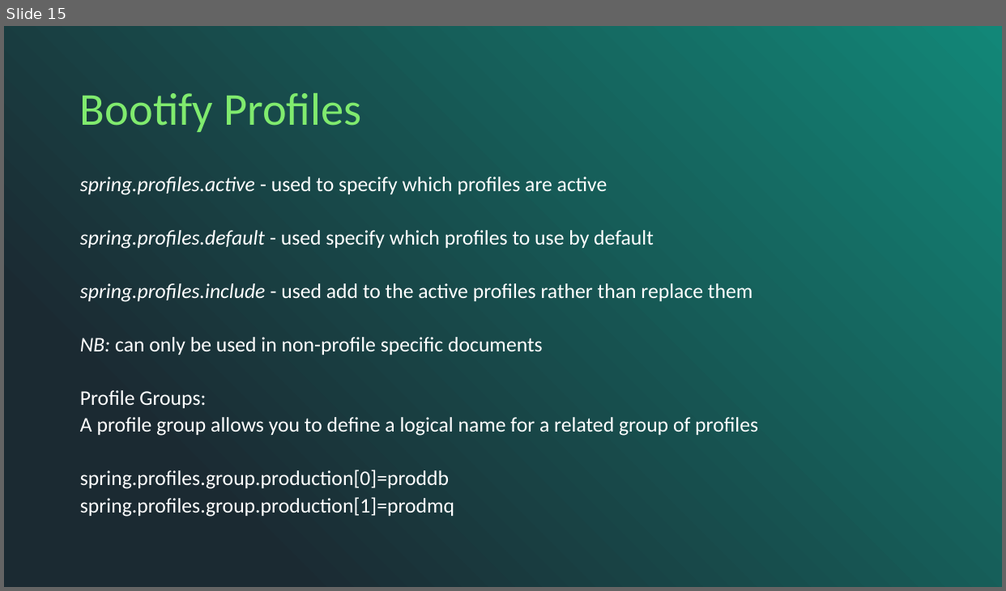
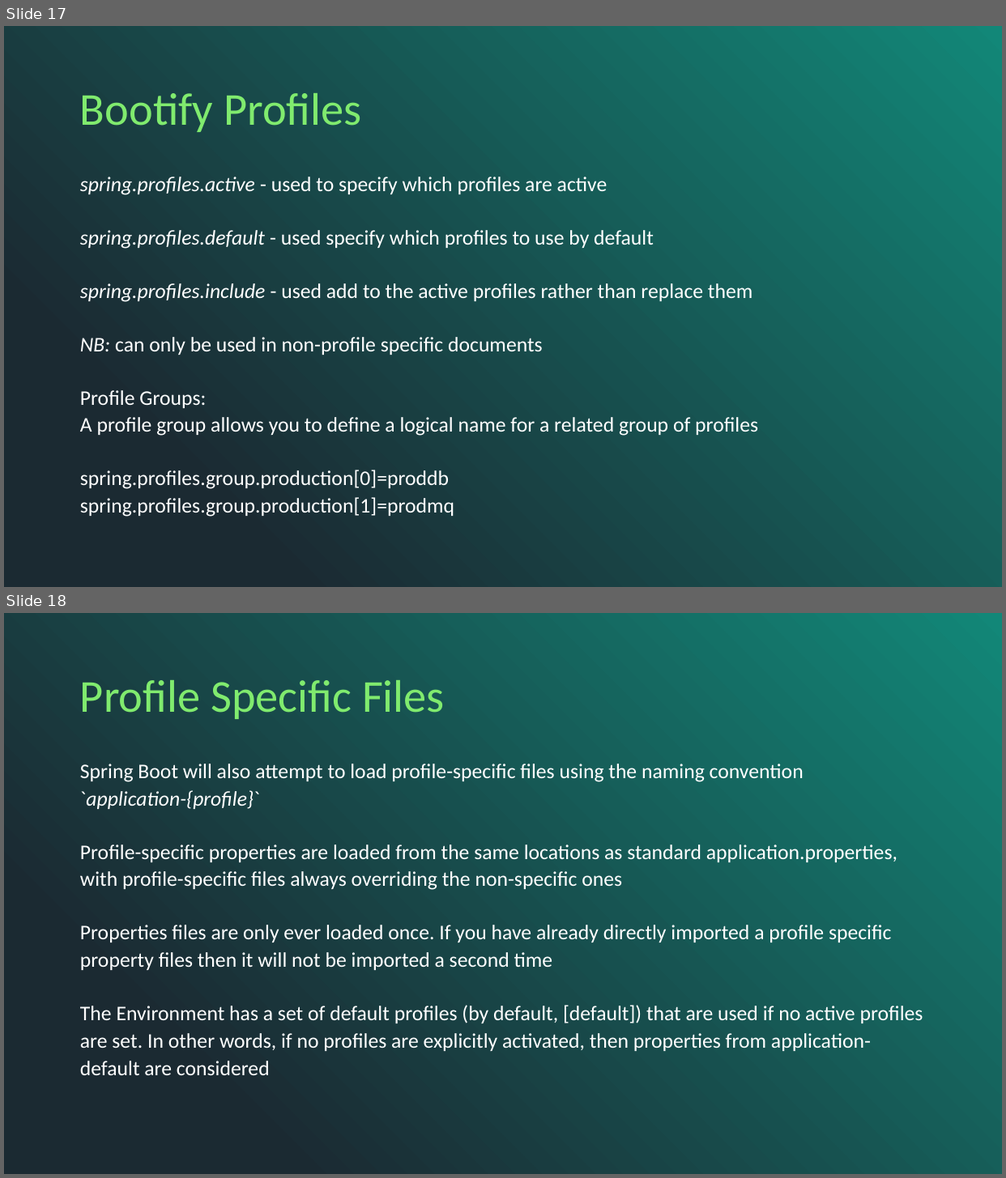
Before and after one commit to averkhoglyad/spring-boot-properties-prototype, a slide deck: spring configs.pptx. Shown one above the other, each under a label of ours: slide 15 before the commit, slides 17 and 18 after it. The pictures are 1006x591 and 1006x1178 pixels, drawn with LibreOffice and Linux fonts; fonts in the diff are those of the drawing. Boxes give left, top, right and bottom in pixels: in the first picture for what was removed or moved away, otherwise in the second. Text is boxed around its words. In the diff, an @@ line names an element or a change of style, - is before the commit and + after.

```diff
--- a/spring configs.pptx
+++ b/spring configs.pptx
@@ slide 18 added at (4,613,1002,1174), background gradient #128778 to #1B2A32 @@
@@ title added at (80,680,445,719), 44 pt, text #80EB6E @@
+Profile Specific Files
@@ text added at (80,764,923,1076), 20 pt, text #FFFFFF @@
+Spring Boot will also attempt to load profile-specific files using the naming convention
+`application-{profile}`
+Profile-specific properties are loaded from the same locations as standard application.properties, with profile-specific files always overriding the non-specific ones
+Properties files are only ever loaded once. If you have already directly imported a profile specific property files then it will not be imported a second time
+The Environment has a set of default profiles (by default, [default]) that are used if no active profiles are set. In other words, if no profiles are explicitly activated, then properties from application-default are considered
@@ what was slide 15 is now slide 17 @@
```
Also in this commit, not shown: 3 slides changed, 2 other slides added, 1 other file.
